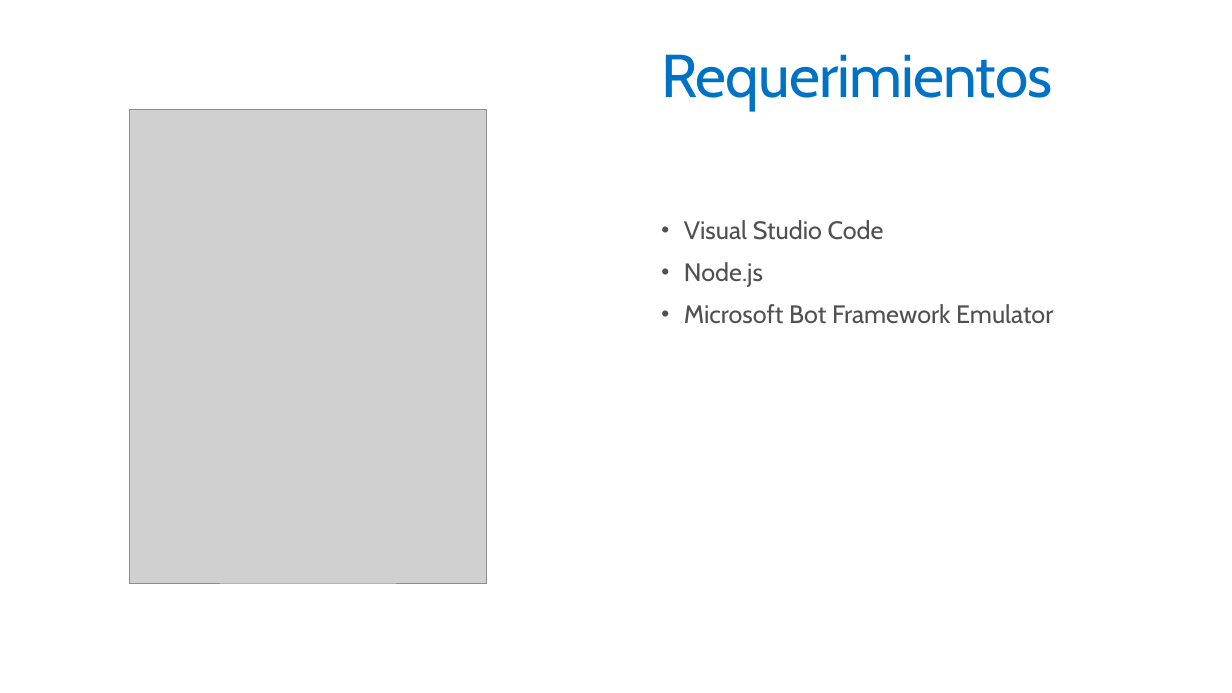
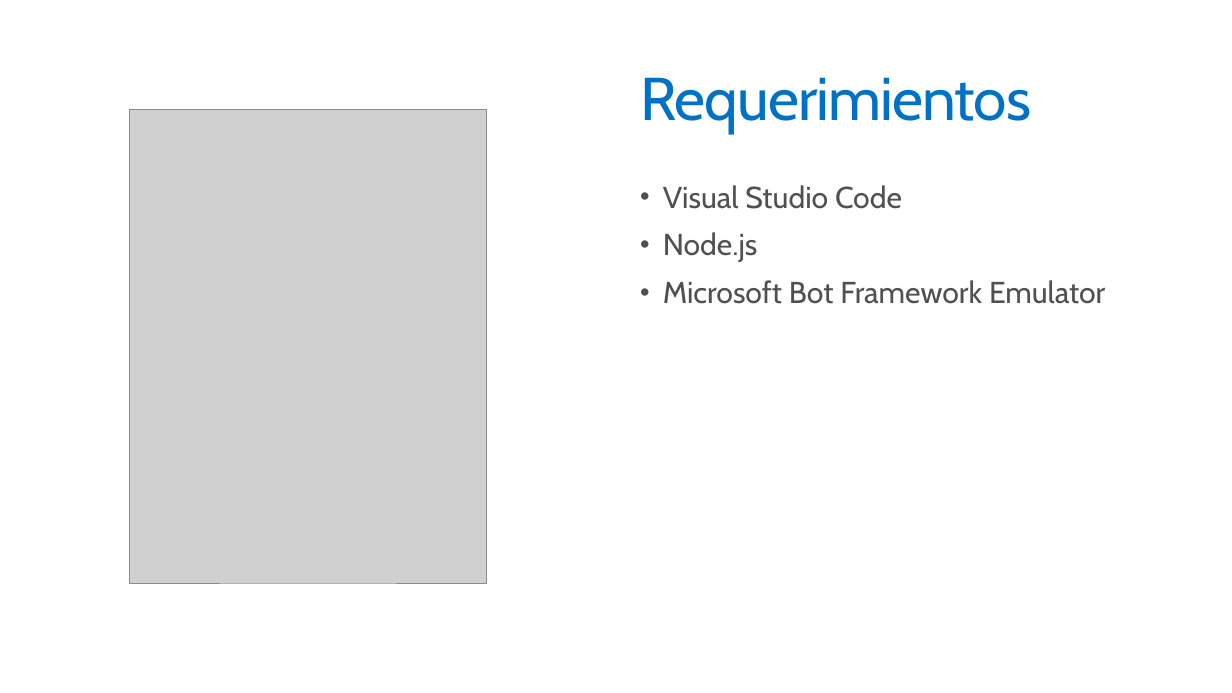
Before and after one commit to gespinosa1986/bot-framework-tutorial, a slide deck: slide 13 of 1. Introducción a Microsoft Bot Framework/Introducción a Microsoft Bot Framework con Node.pptx (slide 12 before the commit). Drawn at 1232x693 pixels with LibreOffice and Linux fonts; fonts in the diff are those of the drawing; grey boxes stand for pictures. Boxes give left, top, right and bottom in pixels: in the first picture for what was removed or moved away, otherwise in the second. Text is boxed around its words. In the diff, an @@ line names an element or a change of style, - is before the commit and + after.

```diff
--- a/1. Introducción a Microsoft Bot Framework/Introducción a Microsoft Bot Framework con Node.pptx
+++ b/1. Introducción a Microsoft Bot Framework/Introducción a Microsoft Bot Framework con Node.pptx
@@ title "Requerimientos": place and size @@
-title "Requerimientos" at [661,54,1052,110]
+title "Requerimientos" at [640,77,1031,133]
@@ text "Visual Studio Code": place and size @@
-text "Visual Studio Code" at [684,220,1053,324]
+text "Visual Studio Code" at [663,185,1105,304]
@@ text "Visual Studio Code" at [663,185,1105,304]: size 20 to 24 pt @@
```
Also in this commit, not shown: 3 other slides changed, 1 slide added, 4 other files.
